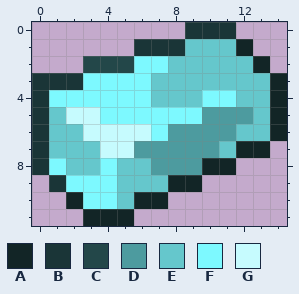
A pixel-art sprite gets an edit: Content/Items/Placeables/ElectrumBar.png. Above is the file before it was changed.
The file is 30x24 pixels, drawn in blocks of 2x2; one block is one cell here.
Palette (. is transparent): A #122526  B #1a3537  C #234749  D #4d9b9f  E #65c7cc  F #7df9ff  G #c6fbfe
Pixels before, first column x 0:
 0 .........BBB...
 1 ......BBBEEEA..
 2 ...CCCFFEEEEEA.
 3 BBBFFFFEEEEEEEA
 4 BFFFFFFEEEFFEEA
 5 BEGGFFFFFFDDDEA
 6 BEEGGGGFDDDDEEA
 7 BEEEGGDDDDDEAA.
 8 BFEEFEEDDDAA...
 9 .BFFFEEEAA.....
10 ..AFFEAA.......
11 ...AAA.........
The same view after the edit:
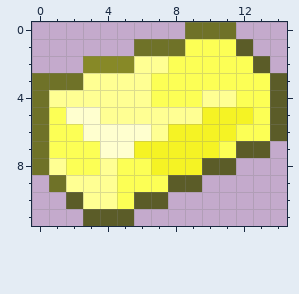
Log entry: Change electrum - Edited all electrum based sprites to have yellow base instead of cyan
What changed:
colour A: #122526 -> #5b5c28
colour B: #1a3537 -> #6f7228
colour C: #234749 -> #878927
colour D: #4d9b9f -> #f5f324
colour E: #65c7cc -> #fcff55
colour F: #7df9ff -> #ffff93
colour G: #c6fbfe -> #ffffcf
Changed places in both pictures, as pixel boxes (x1, y1, x2, y2):
changed: (32, 22, 287, 226)
